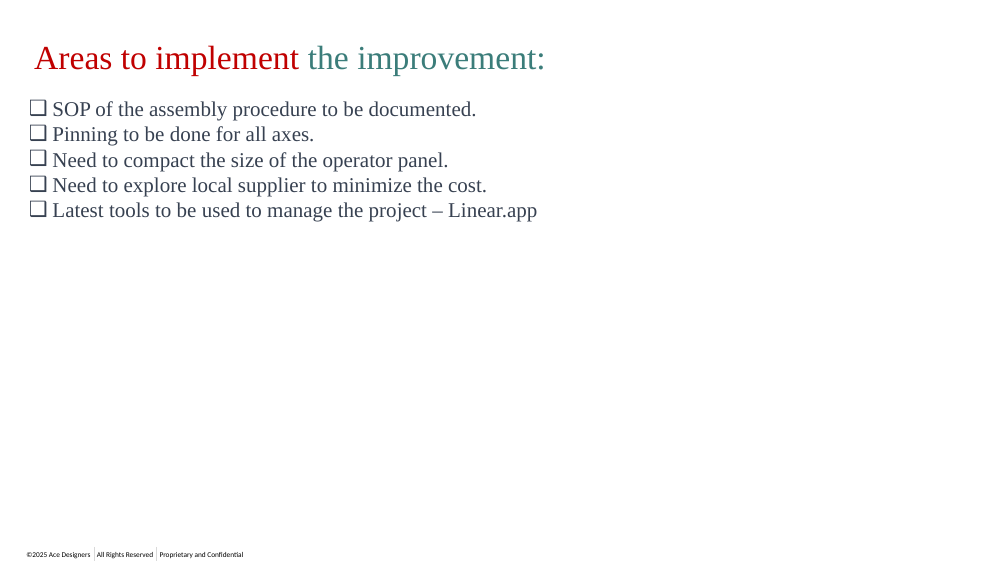
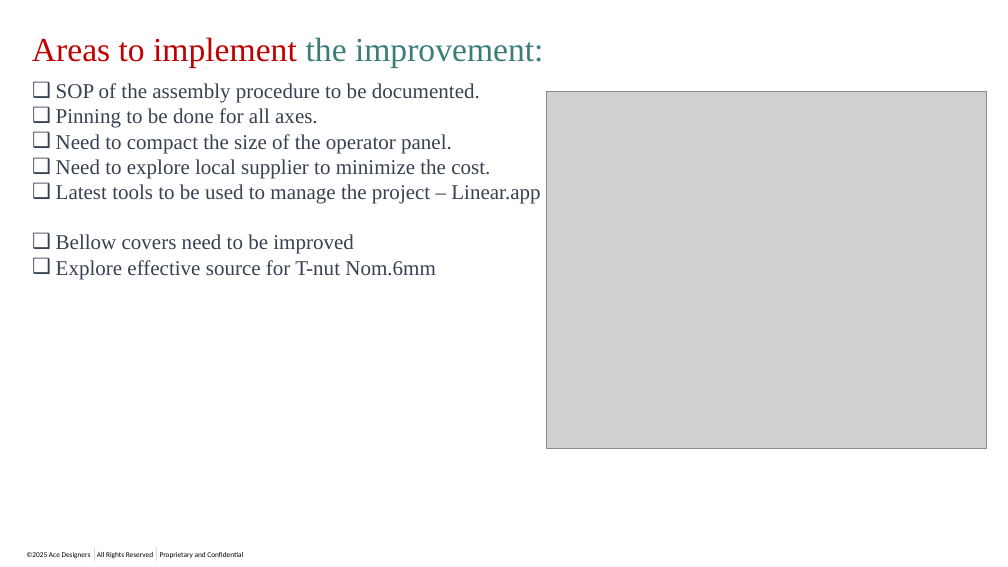
Before and after one commit to prathvirajkodachadri/all-links, a slide deck: slide 11 of PM_R02.pptx. Drawn at 1008x567 pixels with LibreOffice and Linux fonts; fonts in the diff are those of the drawing; grey boxes stand for pictures; background and template pictures are left out. Boxes give left, top, right and bottom in pixels: in the first picture for what was removed or moved away, otherwise in the second. Text is boxed around its words. In the diff, an @@ line names an element or a change of style, - is before the commit and + after.

```diff
--- a/PM_R02.pptx
+++ b/PM_R02.pptx
@@ text "Areas to implement the improvement:": place and size @@
-text "Areas to implement the improvement:" at [34,45,545,76]
+text "Areas to implement the improvement:" at [32,37,543,68]
@@ text "SOP of the assembly procedure ...": place and size @@
-text "SOP of the assembly procedure ..." at [52,101,537,222]
+text "SOP of the assembly procedure ..." at [56,83,540,279]
@@ picture added at [546,91,987,448] @@
@@ text at [56,234,436,279]: paragraphs added @@
+❑ Bellow covers need to be improved
+❑ Explore effective source for T-nut Nom.6mm
```
Also in this commit, not shown: 9 other slides changed.
